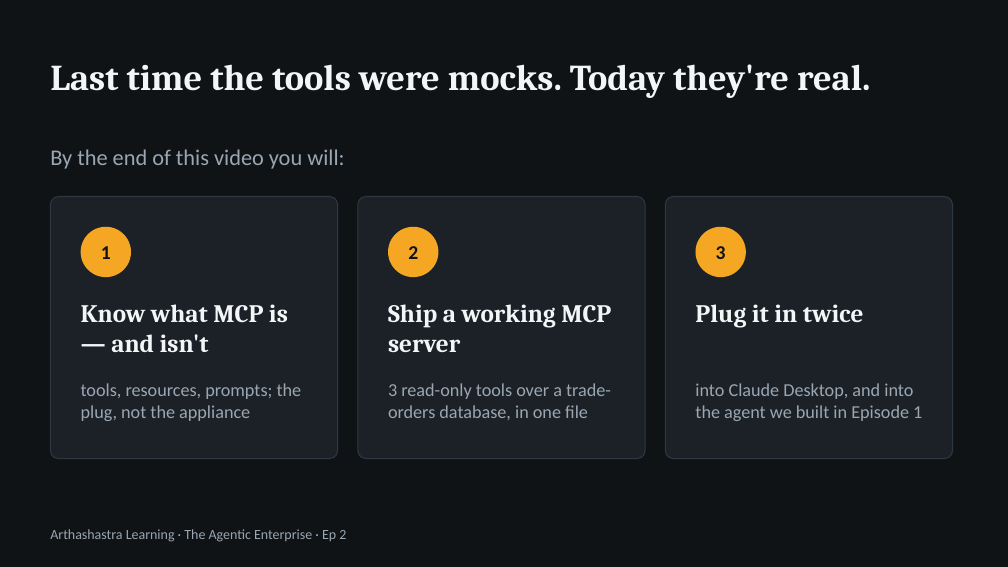
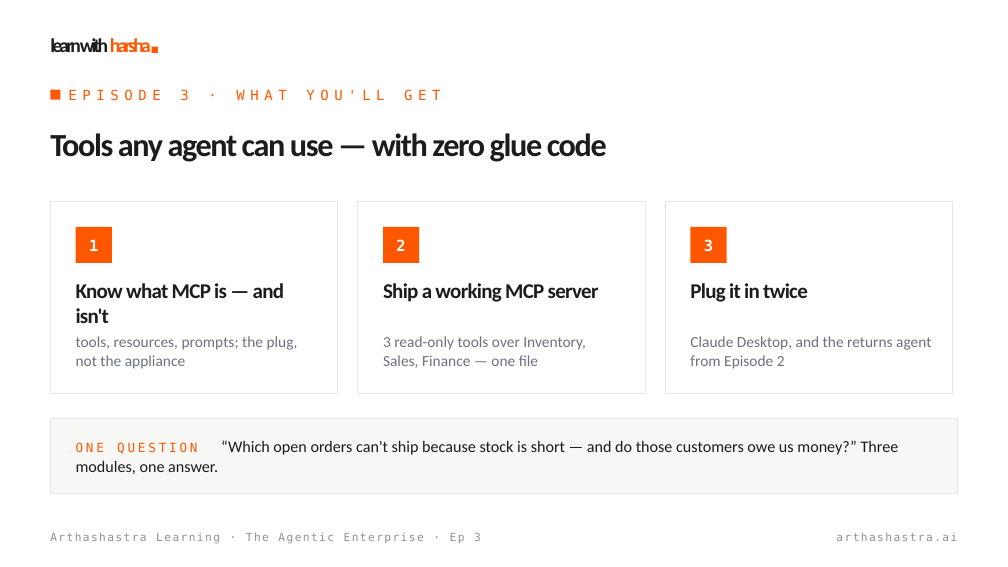
Before and after one commit to harsha47ai/agentic-ai, a slide deck: slide 2 of episodes/03-first-mcp-server/slides/ep03-first-mcp-server.pptx. Drawn at 1008x567 pixels with LibreOffice and Linux fonts; fonts in the diff are those of the drawing; background and template pictures are left out. Boxes give left, top, right and bottom in pixels: in the first picture for what was removed or moved away, otherwise in the second. Text is boxed around its words. In the diff, an @@ line names an element or a change of style, - is before the commit and + after.

Commit message:
Decks for Ep 1–3 in the 'learn with harsha' design; brand theme

```diff
--- a/episodes/03-first-mcp-server/slides/ep03-first-mcp-server.pptx
+++ b/episodes/03-first-mcp-server/slides/ep03-first-mcp-server.pptx
@@ background #0F1316 to picture (left out) @@
@@ text at (50,38,151,52): text changed; size 26 to 14 pt; font Cambria to Calibri; text colour #F3F5F7 to #1C1C1C @@
-Last time the tools were mocks. Today they're real.
+learn with harsha■
@@ text added at (68,89,440,101), 10 pt, text #FF5700 @@
+EPISODE 3 · WHAT YOU'LL GET
@@ rectangle added at (50,90,60,100), fill #FF5700 @@
@@ text removed at (50,149,344,169) @@
-By the end of this video you will:
@@ text added at (50,133,607,162), 23 pt, text #1C1C1C, bold @@
+Tools any agent can use — with zero glue code
@@ rounded rectangle removed at (50,197,338,459) @@
@@ rectangle added at (50,202,338,393), fill #FFFFFF, outline #E5E5E5 0.75 pt @@
@@ rounded rectangle removed at (358,197,645,459) @@
@@ rectangle added at (358,202,645,393), fill #FFFFFF, outline #E5E5E5 0.75 pt @@
@@ rounded rectangle removed at (665,197,953,459) @@
@@ rectangle added at (665,202,953,393), fill #FFFFFF, outline #E5E5E5 0.75 pt @@
@@ size 14 to 11 pt, font Calibri to DejaVu Sans Mono, text colour #0F1316 to #FFFFFF in 3 elements at (396,239,405,251), (704,239,713,252), (89,239,98,251) @@
@@ rectangle added at (76,227,112,263), fill #FF5700 @@
@@ ellipse removed at (81,227,131,277) @@
@@ rectangle added at (383,227,419,263), fill #FF5700 @@
@@ ellipse removed at (388,227,438,277) @@
@@ rectangle added at (690,227,727,263), fill #FF5700 @@
@@ ellipse removed at (696,227,746,277) @@
@@ text "Know what MCP is — ...": place and size @@
-text "Know what MCP is — ..." at (81,304,288,352)
+text "Know what MCP is — ..." at (76,283,284,323)
@@ text "Ship a working MCP server": place and size @@
-text "Ship a working MCP server" at (388,304,611,352)
+text "Ship a working MCP server" at (383,283,599,302)
@@ size 18 to 15 pt, font Cambria to Calibri, text colour #F3F5F7 to #1C1C1C, letter spacing 0 to -0.5 pt in 3 elements at (76,283,284,323), (383,283,599,302), (690,283,808,302) @@
@@ text "Plug it in twice": place and size @@
-text "Plug it in twice" at (695,304,864,328)
+text "Plug it in twice" at (690,283,808,302)
@@ text "tools, resources, prompts; the plug, ...": place and size @@
-text "tools, resources, prompts; the plug, ..." at (81,383,302,421)
+text "tools, resources, prompts; the plug, ..." at (76,336,298,369)
@@ text "tools, resources, prompts; the plug, ..." at (76,336,298,369): size 13 to 11 pt, text colour #9AA6B2 to #6B7280 @@
@@ text at (383,336,586,368): text changed; size 13 to 11 pt; text colour #9AA6B2 to #6B7280 @@
-3 read-only tools over a trade-orders database, in one file
+3 read-only tools over Inventory, Sales, Finance — one file
@@ text at (690,336,931,369): text changed; size 13 to 11 pt; text colour #9AA6B2 to #6B7280 @@
-into Claude Desktop, and into the agent we built in Episode 1
+Claude Desktop, and the returns agent from Episode 2
@@ rectangle added at (50,418,958,494), fill #F7F7F5, outline #E5E5E5 0.75 pt @@
@@ text added at (76,440,899,455), 11.5 pt, text #1C1C1C @@
+ONE QUESTION “Which open orders can't ship because stock is short — and do those customers owe us money?” Three modules, one answer.
@@ text at (50,532,481,544): text changed; size 10 to 8 pt; font Calibri to DejaVu Sans Mono; text colour #9AA6B2 to #919191 @@
-Arthashastra Learning · The Agentic Enterprise · Ep 2
+Arthashastra Learning · The Agentic Enterprise · Ep 3
@@ text added at (836,532,957,541), 8 pt, text #919191 @@
+arthashastra.ai
```
Also in this commit, not shown: 9 other slides changed, 3 slides added, 3 slides removed, 10 other files.
